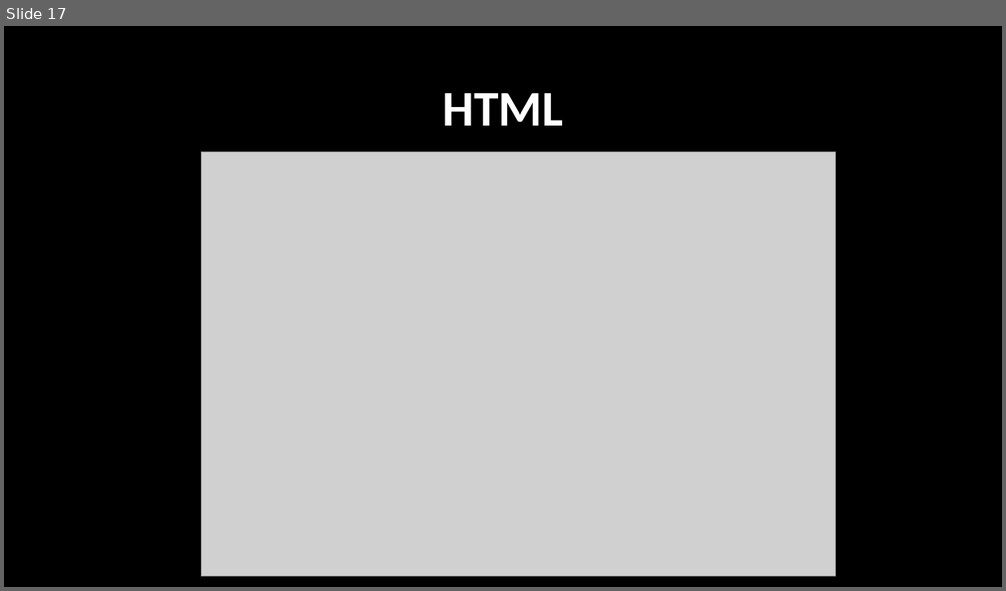
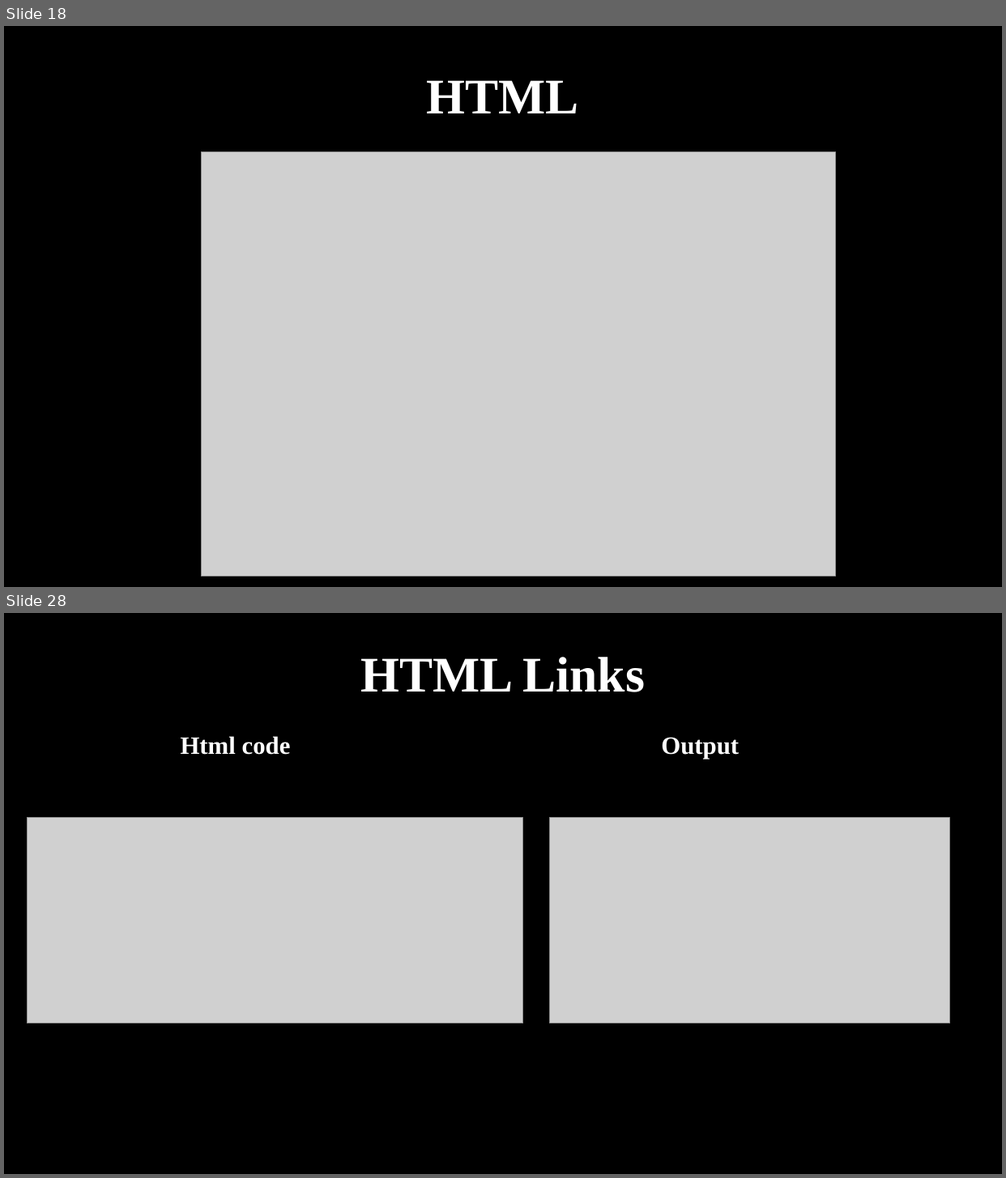
Before and after one commit to haiderIbrahem/ASPU_WEB, a slide deck: web.pptx. Shown one above the other, each under a label of ours: slide 17 before the commit, slides 18 and 28 after it; the slides between them are not shown. The pictures are 1006x591 and 1006x1178 pixels, drawn with LibreOffice and Linux fonts; fonts in the diff are those of the drawing; grey boxes stand for pictures. Boxes give left, top, right and bottom in pixels: in the first picture for what was removed or moved away, otherwise in the second. Text is boxed around its words. In the diff, an @@ line names an element or a change of style, - is before the commit and + after.

```diff
--- a/web.pptx
+++ b/web.pptx
@@ slide 28 added at [4, 613, 1002, 1174], background #000000 @@
@@ title added at [361, 657, 646, 692], 48 pt, text #FFFFFF, bold @@
+HTML Links
@@ text added at [181, 736, 291, 755], 24 pt, text #FFFFFF, bold @@
+Html code
@@ text added at [661, 737, 739, 759], 24 pt, text #FFFFFF, bold @@
+Output
@@ picture added at [27, 818, 522, 1024] @@
@@ picture added at [550, 818, 949, 1024] @@
@@ what was slide 17 is now slide 18 @@
@@ slide 18 changed as well @@
@@ title "HTML": place and size @@
-title "HTML" at [442, 93, 563, 126]
+title "HTML" at [427, 80, 579, 113]
@@ title "HTML" at [427, 80, 579, 113]: font Calibri to Times New Roman @@
```
Also in this commit, not shown: 13 other slides changed, 10 other slides added, 1 other file.
